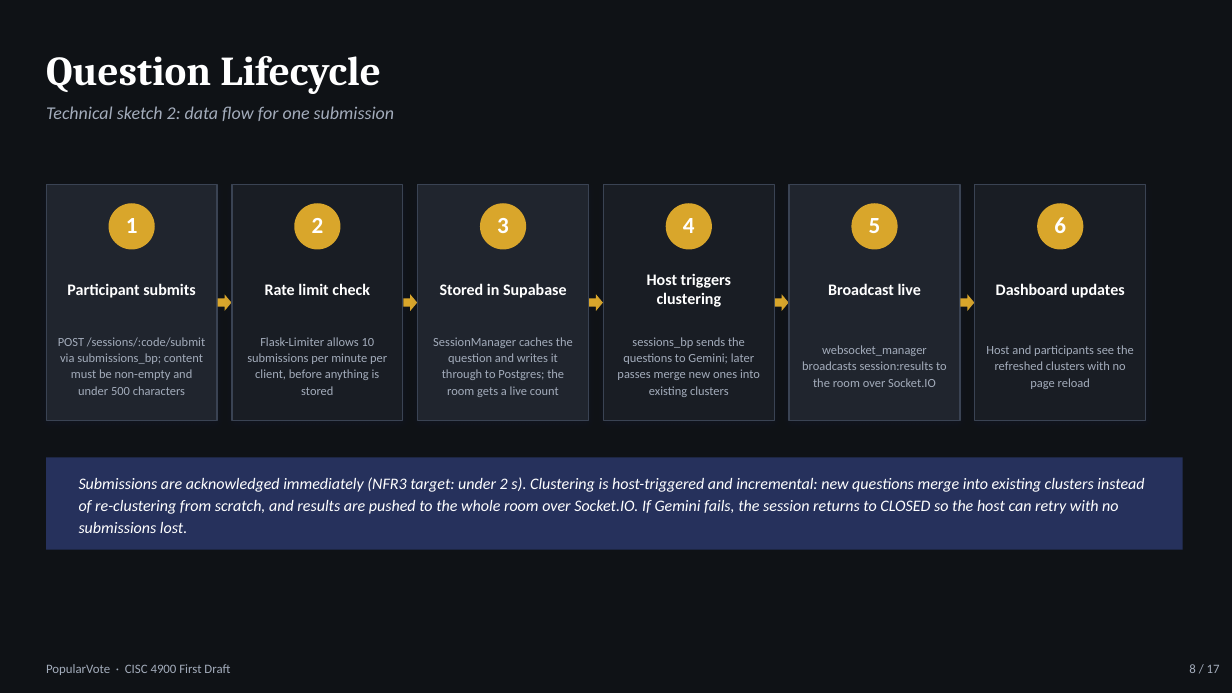
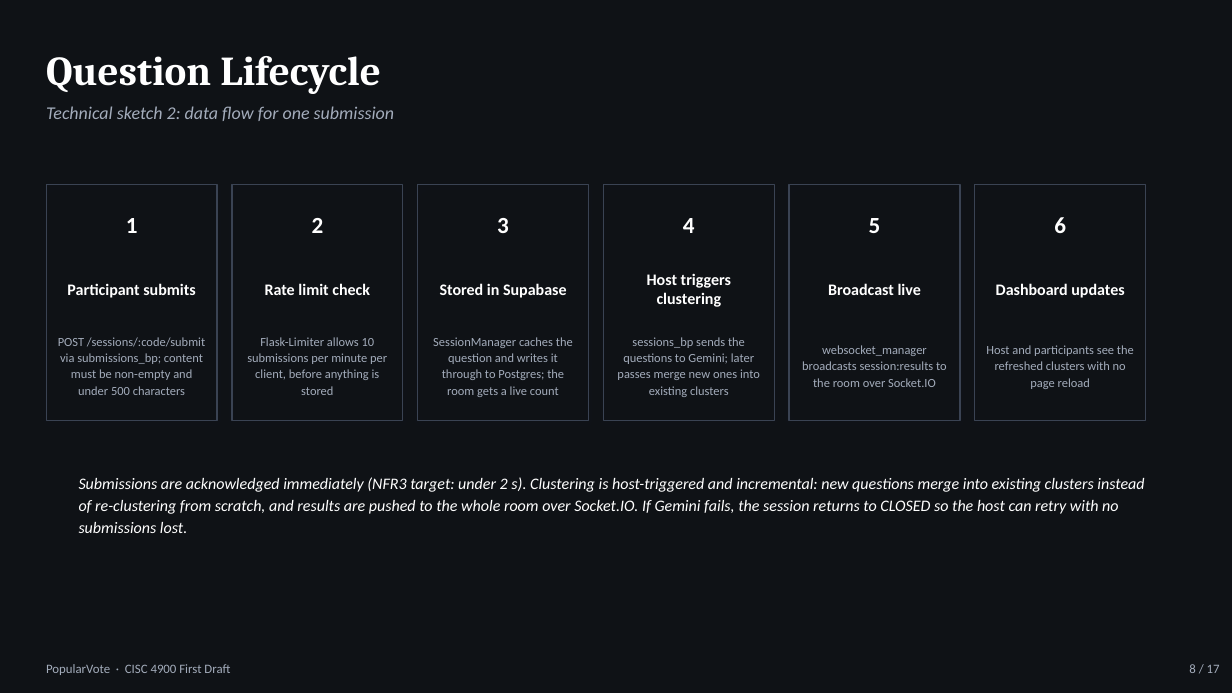
Before and after one commit to Marqed4/Marqed4.github.io, a slide deck: slide 8 of public/documents/CISC-4900_PopularVote_Thirteenth_Draft_Dark.pptx. Drawn at 1232x693 pixels with LibreOffice and Linux fonts; fonts in the diff are those of the drawing. Boxes give left, top, right and bottom in pixels: in the first picture for what was removed or moved away, otherwise in the second. Text is boxed around its words. In the diff, an @@ line names an element or a change of style, - is before the commit and + after.

```diff
--- a/public/documents/CISC-4900_PopularVote_Thirteenth_Draft_Dark.pptx
+++ b/public/documents/CISC-4900_PopularVote_Thirteenth_Draft_Dark.pptx
@@ ellipse removed at box(109, 203, 155, 250) @@
@@ ellipse removed at box(295, 203, 341, 250) @@
@@ ellipse removed at box(481, 203, 527, 250) @@
@@ ellipse removed at box(666, 203, 713, 250) @@
@@ fill #20252E to none in 3 elements at box(46, 185, 217, 421), box(418, 185, 589, 421), box(789, 185, 960, 421) @@
@@ ellipse removed at box(851, 203, 897, 250) @@
@@ fill #191D24 to none in 3 elements at box(232, 185, 403, 421), box(604, 185, 775, 421), box(975, 185, 1146, 421) @@
@@ ellipse removed at box(1037, 203, 1083, 250) @@
@@ right arrow removed at box(217, 295, 231, 311) @@
@@ right arrow removed at box(404, 295, 418, 311) @@
@@ right arrow removed at box(590, 295, 604, 311) @@
@@ right arrow removed at box(775, 295, 788, 311) @@
@@ right arrow removed at box(960, 295, 974, 311) @@
@@ rectangle removed at box(46, 457, 1183, 550) @@
```
Also in this commit, not shown: 13 other slides changed, 10 other files.
